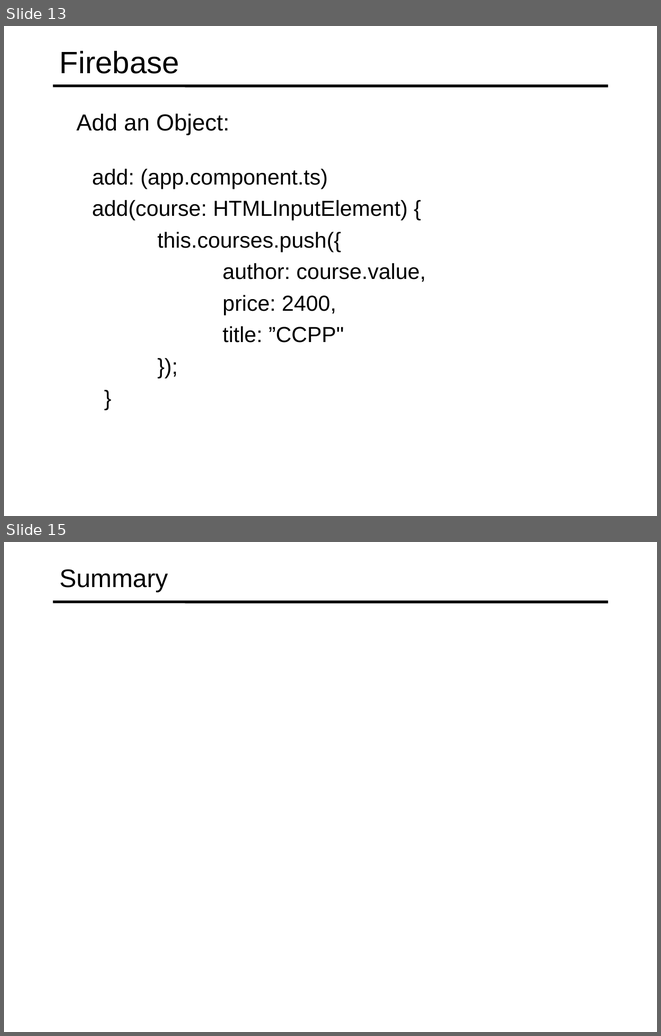
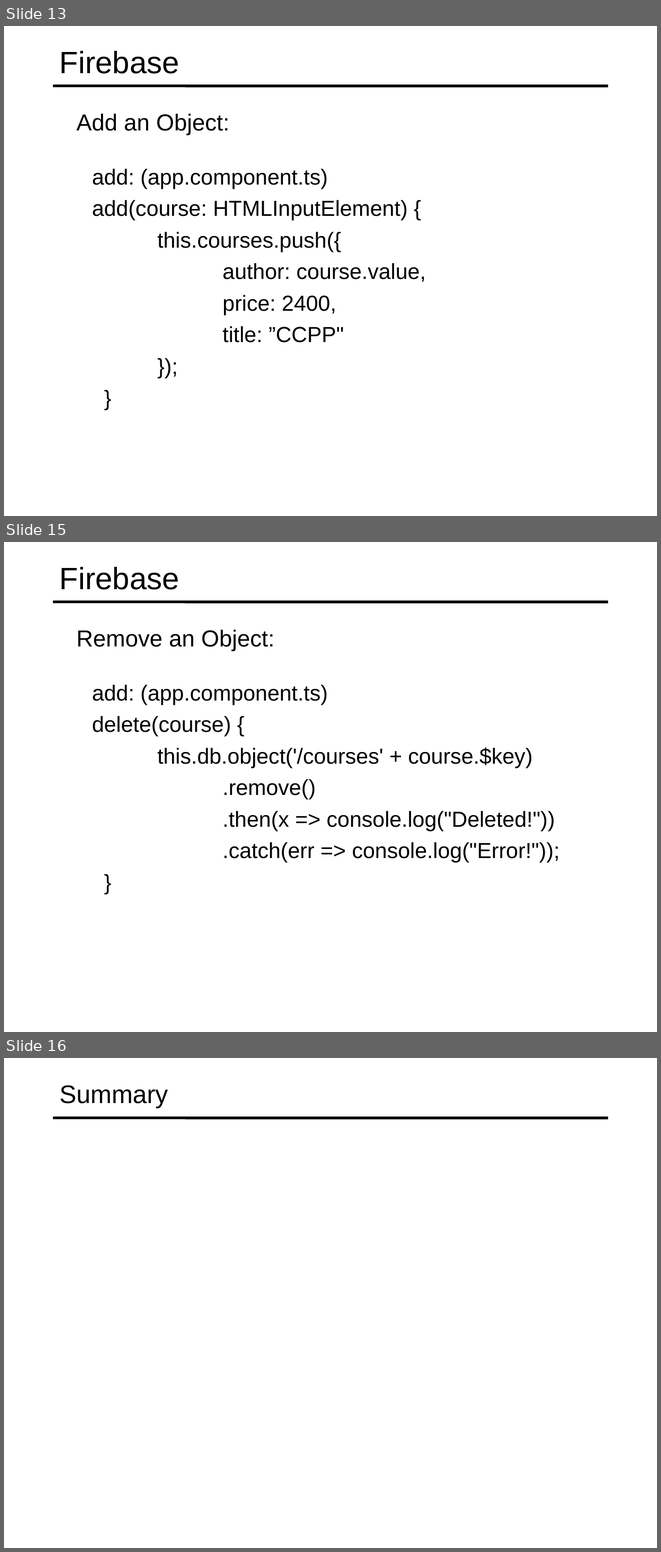
Before and after one commit to specter01wj/Jago_Link_Training, a slide deck: Angular/Angular7/Angular Advanced Course/Essentials/11.Building Real-time Server-less Apps with Firebase/L11_Building Real-time Server-less Apps with Firebase.ppt. Shown one above the other, each under a label of ours: slides 13 and 15 before the commit, slides 13, 15 and 16 after it; the slides between them are not shown. The pictures are 661x1036 and 661x1552 pixels, drawn with LibreOffice and Linux fonts; fonts in the diff are those of the drawing. Boxes give left, top, right and bottom in pixels: in the first picture for what was removed or moved away, otherwise in the second. Text is boxed around its words. In the diff, an @@ line names an element or a change of style, - is before the commit and + after.

```diff
--- a/Angular/Angular7/Angular Advanced Course/Essentials/11.Building Real-time Server-less Apps with Firebase/L11_Building Real-time Server-less Apps with Firebase.ppt
+++ b/Angular/Angular7/Angular Advanced Course/Essentials/11.Building Real-time Server-less Apps with Firebase/L11_Building Real-time Server-less Apps with Firebase.ppt
@@ slide 15 added at (4,542,657,1032), background #FFFFFF; not listed: 1 template element that a slide beside it also shows @@
@@ title added at (60,567,179,590), 34 pt, text #000000 @@
+Firebase
@@ text added at (77,629,274,651), 25.5 pt, text #000000 @@
+  Remove an Object:
@@ text added at (92,685,560,863), 24 pt, text #000000 @@
+  add: (app.component.ts)
+  delete(course) {
+  this.db.object('/courses' + course.$key)
+  .remove()
+  .then(x => console.log("Deleted!"))
+  .catch(err => console.log("Error!"));
+  }
@@ what was slide 15 is now slide 16 @@
```
Also in this commit, not shown: 1 slide changed.
